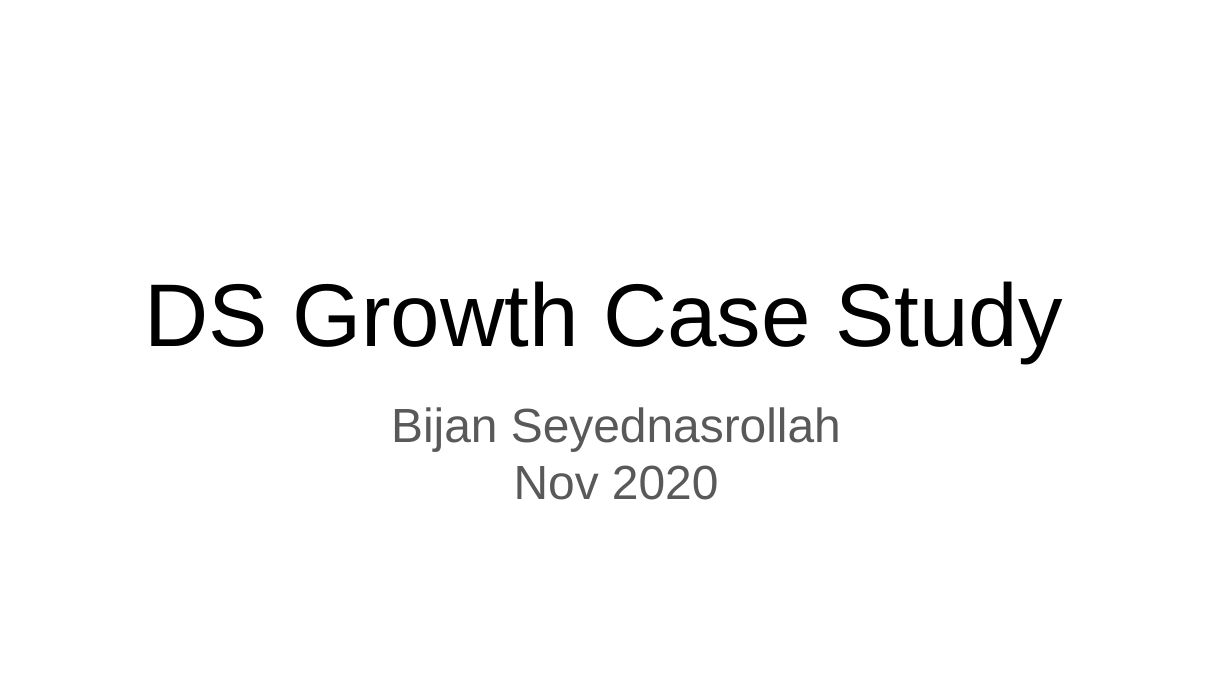
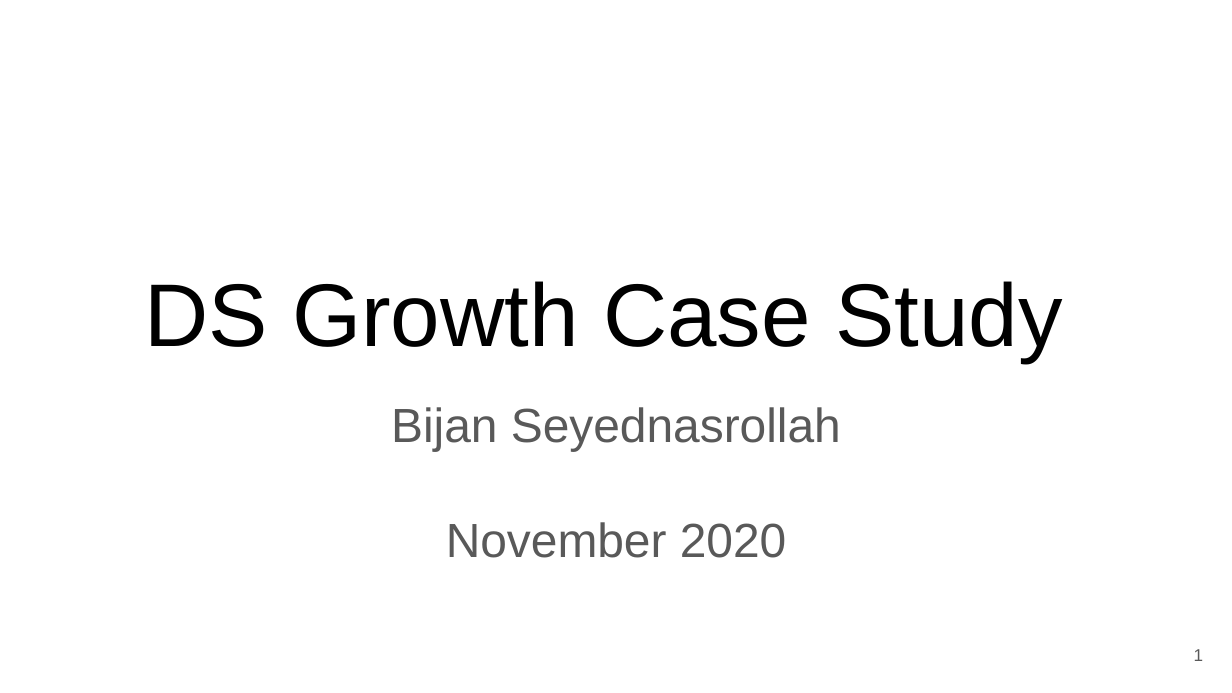
Before and after one commit to bnasr/FFN-CaseStudy, a slide deck: slide 1 of DS Growth Case Study.pptx. Drawn at 1232x693 pixels with LibreOffice and Linux fonts; fonts in the diff are those of the drawing. Boxes give left, top, right and bottom in pixels: in the first picture for what was removed or moved away, otherwise in the second. Text is boxed around its words. In the diff, an @@ line names an element or a change of style, - is before the commit and + after.

```diff
--- a/DS Growth Case Study.pptx
+++ b/DS Growth Case Study.pptx
@@ subtitle at [391, 407, 841, 558]: text changed @@
-Bijan Seyednasrollah
-Nov 2020
+Bijan Seyednasrollah
+November 2020
@@ page number added at [1194, 649, 1204, 661], 10 pt, text #595959 @@
+1
```
Also in this commit, not shown: 23 other slides changed, 1 slide added, 1 other file.
